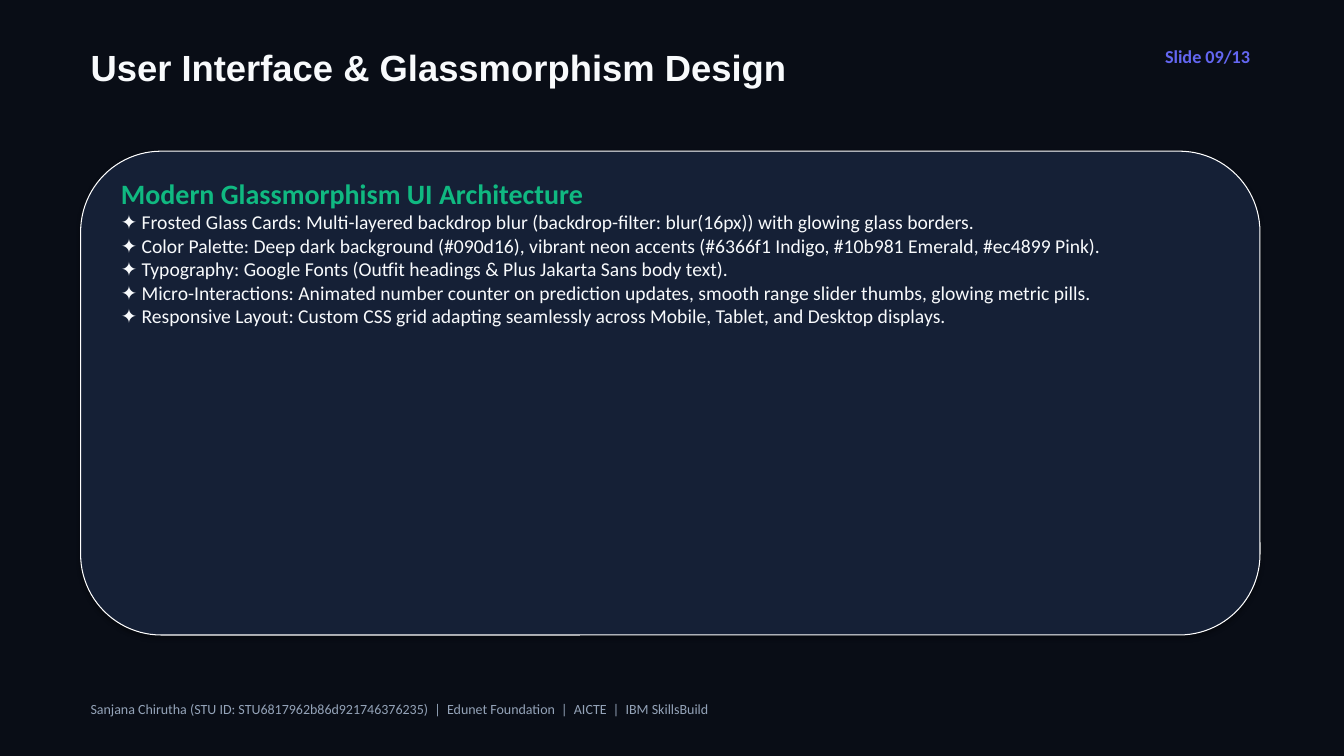
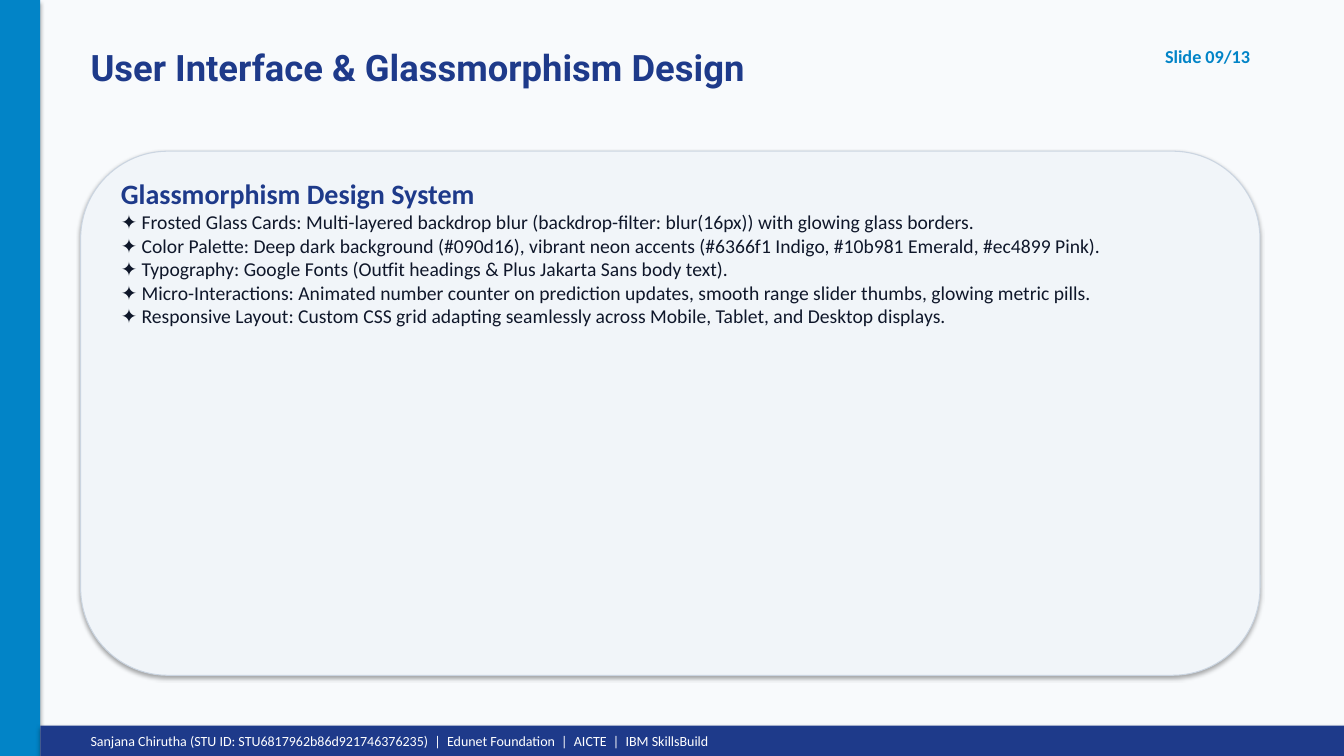
Before and after one commit to Sanjana-Chirutha/Employee-Earnings-Calculator, a slide deck: slide 9 of Employee_Earnings_Calculator_Presentation.pptx. Drawn at 1344x756 pixels with LibreOffice and Linux fonts; fonts in the diff are those of the drawing. Boxes give left, top, right and bottom in pixels: in the first picture for what was removed or moved away, otherwise in the second. Text is boxed around its words. In the diff, an @@ line names an element or a change of style, - is before the commit and + after.

Commit message:
Add official AICTE Edunet Internship Report PDF and updated PowerPoint presentation matching reference certificate theme

```diff
--- a/Employee_Earnings_Calculator_Presentation.pptx
+++ b/Employee_Earnings_Calculator_Presentation.pptx
@@ rectangle at bbox=[0, 0, 1344, 756]: fill #090D16 to #F8FAFC @@
@@ rectangle added at bbox=[0, 0, 40, 756], fill #0284C7 @@
@@ text "User Interface & Glassmorphism Design" at bbox=[91, 53, 745, 89]: font Arial to Roboto, text colour #F8FAFC to #1E3A8A @@
@@ text "Slide 09/13" at bbox=[1165, 50, 1250, 64]: text colour #6366F1 to #0284C7 @@
@@ rounded rectangle: place and size @@
-rounded rectangle at bbox=[81, 151, 1260, 635]
+rounded rectangle at bbox=[81, 151, 1260, 676]
@@ rounded rectangle at bbox=[81, 151, 1260, 676]: fill #152036 to #F1F5F9; outline #FFFFFF 0.75 pt to #CBD5E1 0.75 pt @@
@@ text at bbox=[121, 184, 474, 209]: text changed; text colour #10B981 to #1E3A8A @@
-Modern Glassmorphism UI Architecture
+Glassmorphism Design System
@@ text at bbox=[142, 215, 1100, 327]: text colour #F8FAFC to #0F172A @@
@@ rectangle added at bbox=[40, 726, 1344, 756], fill #1E3A8A @@
@@ text "Sanjana Chirutha (STU ID: STU6817962b86d921746376235) ...": place and size @@
-text "Sanjana Chirutha (STU ID: STU6817962b86d921746376235) ..." at bbox=[91, 704, 708, 717]
+text "Sanjana Chirutha (STU ID: STU6817962b86d921746376235) ..." at bbox=[91, 736, 708, 749]
@@ text "Sanjana Chirutha (STU ID: STU6817962b86d921746376235) ..." at bbox=[91, 736, 708, 749]: text colour #94A3B8 to #FFFFFF @@
```
Also in this commit, not shown: 12 other slides changed, 3 other files.
